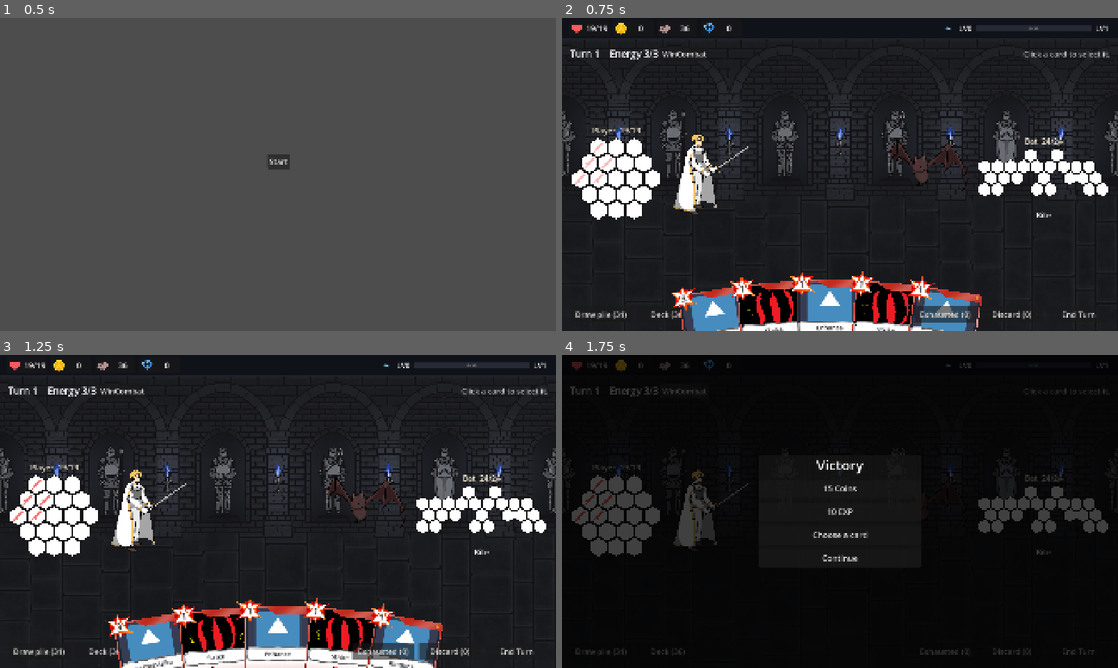
Above: before the commit, frames 1-4 (two rows, left to right).
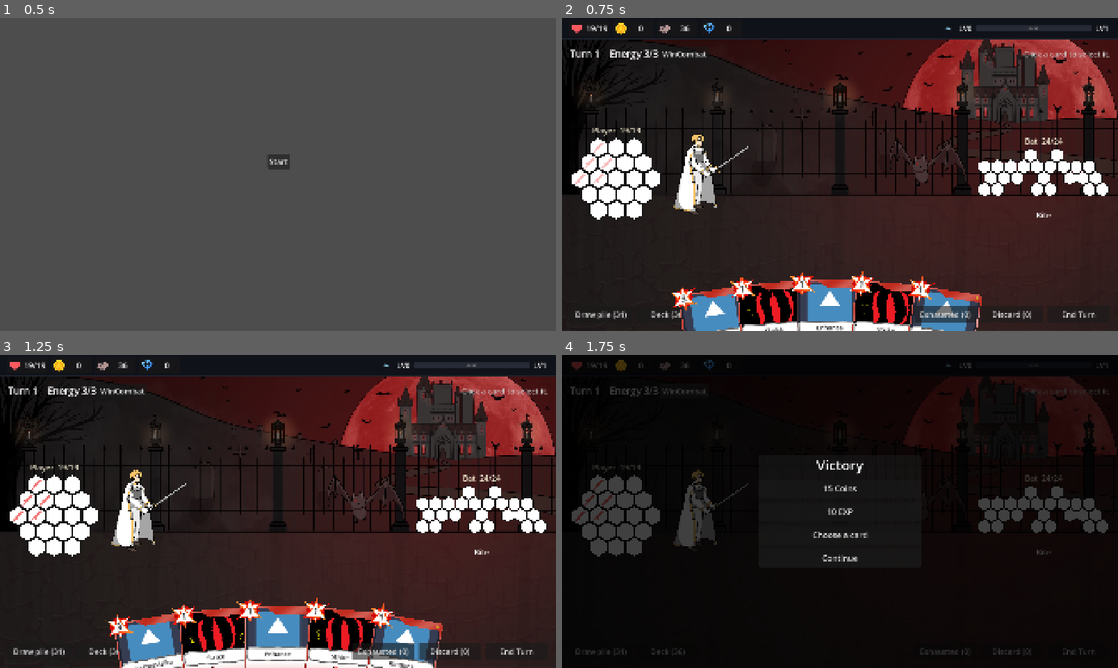
Above: after the commit, the same moments.

Repository: himaiayas/hex-sts
Game: Godot game, scene res://scenes/mainmenu.tscn
Same seed, same stepped clock (60 frames per second), same inputs: the game is played once before the commit and once after it. The engine's default icon, where the game draws it, is replaced by a stand-in: a white triangle on a blue panel in a dark square.
Inputs:
- Up to frame 1 (0.5 s): no input
- Up to frame 2 (0.75 s): click "Start" at 0.5 s
- Up to frame 3 (1.25 s): no input
- Up to frame 4 (1.75 s): click "WinCombat" at 1.25 s

Frame 1 is identical in both runs. In frame 2, 39% of the frame differs, in the area x 0-100%, y 6-100%; in frame 3, 38%; in frame 4, 4.6%.

Commit message:
feat: show the test monster's floor background

Diff:
--- a/scripts/combat/combat_scene.gd
+++ b/scripts/combat/combat_scene.gd
@@ -81,6 +81,8 @@
 	if RunState.deck.is_empty():
 		RunState.start_new_run()
 	_floor_background.texture = RunState.combat_background()
+	if testing and _room_type() != Enum.RoomType.BOSS_COMBAT and _floor_of(testing) > 0:
+		_floor_background.texture = RunState.FLOOR_COMBAT_BACKGROUNDS[_floor_of(testing) - 1]  # the test monster's floor
 	combat = RunState.start_combat()
 	for enemy in _enemies_for(_room_type()):
 		combat.enemies.append(enemy)
@@ -733,6 +735,14 @@
 static var ELITES: Array = [[Hydra], [Hydra]]
 
 
+## The floor whose monster lists have script, or 0.
+func _floor_of(script: Script) -> int:
+	for i in NORMALS.size():
+		if script in NORMALS[i] or script in ELITES[i]:
+			return i + 1
+	return 0
+
+
 func _enemies_for(room_type: Enum.RoomType) -> Array[CombatUnit]:
 	var enemies: Array[CombatUnit] = []
 	if room_type == Enum.RoomType.BOSS_COMBAT:
